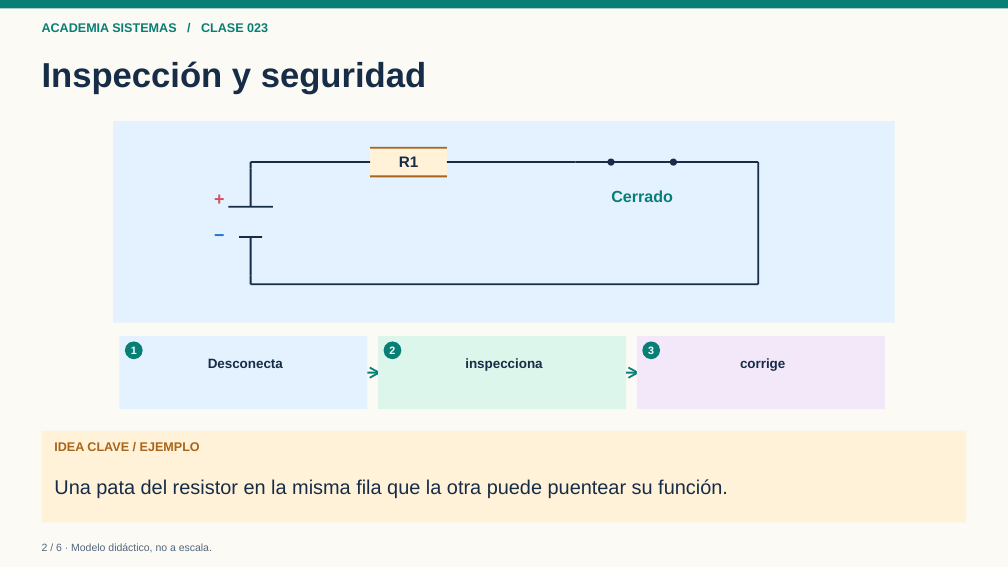
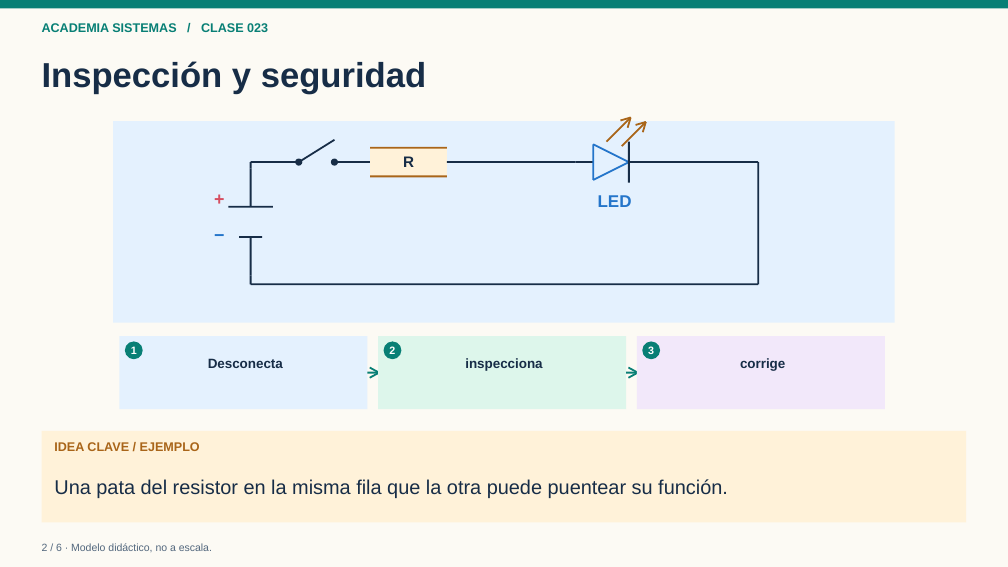
Before and after one commit to mangelmorenomoreno/academia-sistemas, a slide deck: slide 2 of modulos/01-electronica-basica/clases/023-diagnostico-fallas/presentaciones/023-presentacion.pptx. Drawn at 1008x567 pixels with LibreOffice and Linux fonts; fonts in the diff are those of the drawing. Boxes give left, top, right and bottom in pixels: in the first picture for what was removed or moved away, otherwise in the second. Text is boxed around its words. In the diff, an @@ line names an element or a change of style, - is before the commit and + after.

```diff
--- a/modulos/01-electronica-basica/clases/023-diagnostico-fallas/presentaciones/023-presentacion.pptx
+++ b/modulos/01-electronica-basica/clases/023-diagnostico-fallas/presentaciones/023-presentacion.pptx
@@ rectangle added at (606,117,632,142), fill #A96519 @@
@@ rectangle added at (620,117,631,121), fill #A96519 @@
@@ rectangle added at (627,117,631,128), fill #A96519 @@
@@ rectangle added at (298,139,335,162), fill #172D47 @@
@@ rectangle added at (592,144,594,180), fill #2475CA @@
@@ rectangle added at (593,143,630,162), fill #2475CA @@
@@ rectangle added at (621,121,647,146), fill #A96519 @@
@@ rectangle at (628,141,630,182): rotation 0 to 90 degrees @@
@@ rectangle added at (635,121,646,125), fill #A96519 @@
@@ rectangle added at (642,122,646,132), fill #A96519 @@
@@ rectangle: place and size @@
-rectangle at (251,161,371,163)
+rectangle at (251,161,299,163)
@@ ellipse: place and size @@
-ellipse at (608,159,615,166)
+ellipse at (296,159,302,166)
@@ ellipse: place and size @@
-ellipse at (670,159,677,166)
+ellipse at (331,159,338,166)
@@ rectangle added at (334,161,370,163), fill #172D47 @@
@@ text at (403,156,414,167): text changed @@
-R1
+R
@@ rectangle: place and size @@
-rectangle at (575,161,611,163)
+rectangle at (575,161,594,163)
@@ rectangle added at (593,161,630,181), fill #2475CA @@
@@ rectangle: place and size @@
-rectangle at (674,161,758,163)
+rectangle at (629,161,758,163)
@@ text added at (598,195,632,207), 16.1 pt, text #2475CA, bold @@
+LED
@@ text removed at (611,190,673,202) @@
-Cerrado
```
Also in this commit, not shown: 5 other slides changed, 11 other files.
